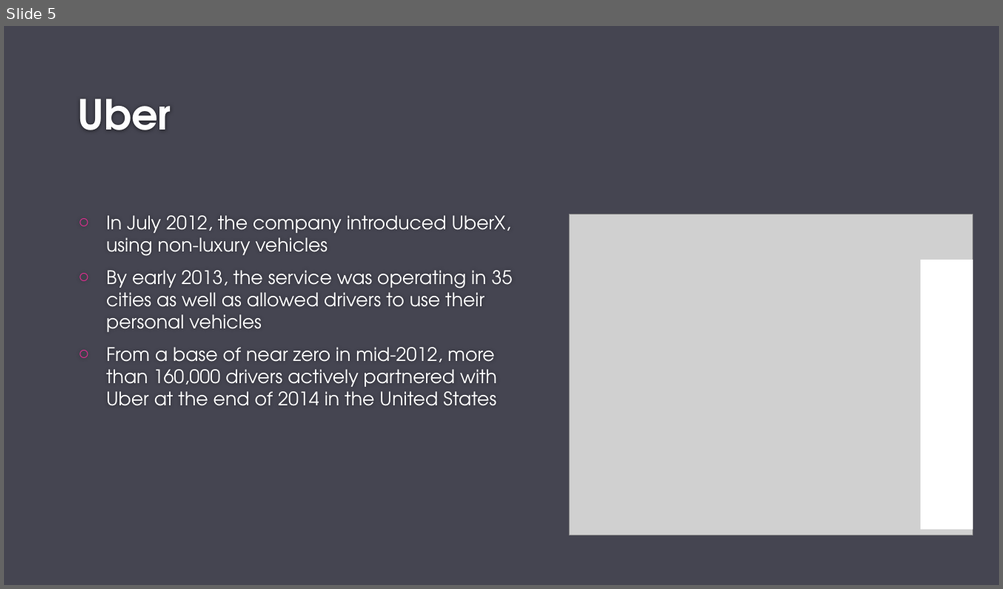
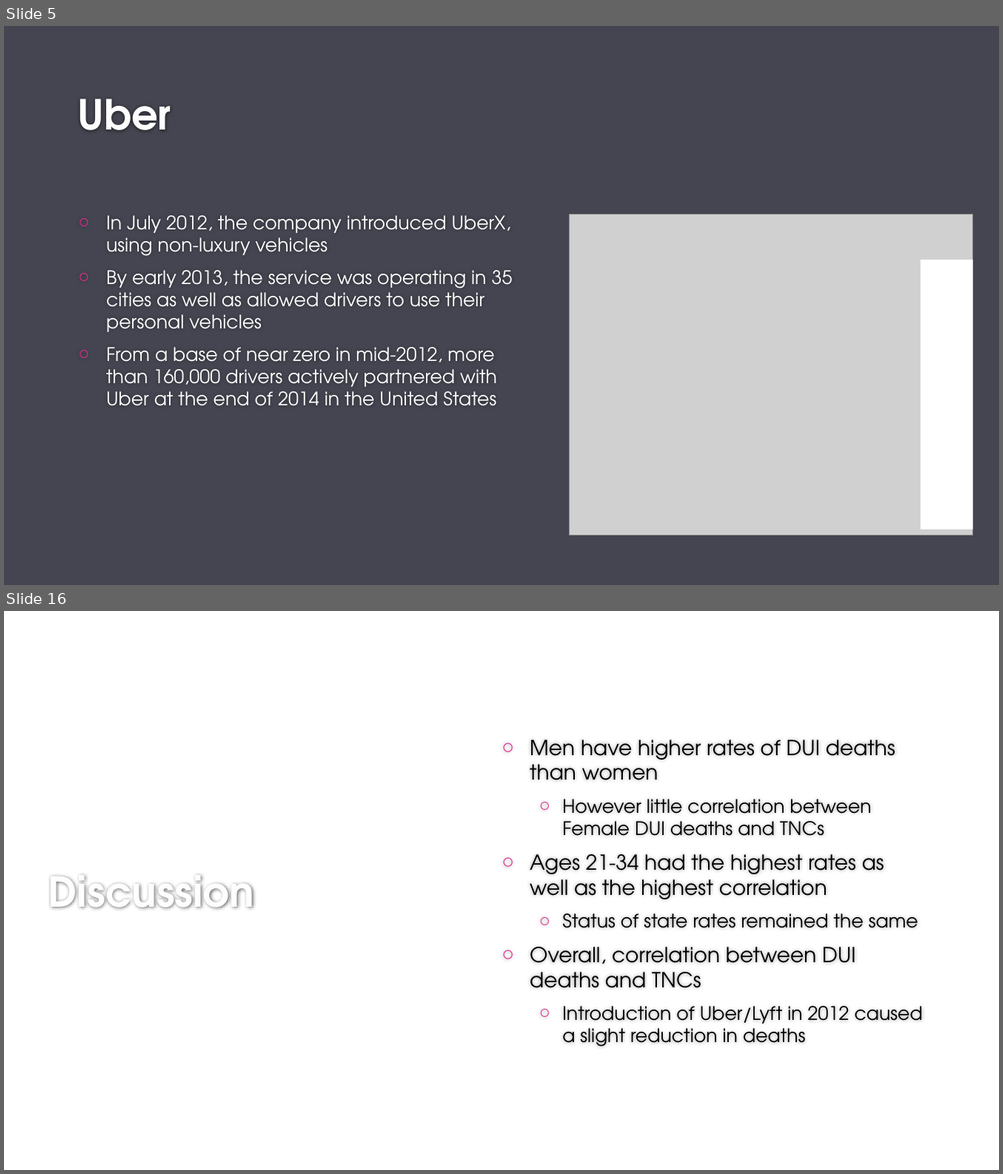
Before and after one commit to ajkim19/TNCs_and_DUI_Deaths, a slide deck: Project 1/Project-1.pptx. Shown one above the other, each under a label of ours: slide 5 before the commit, slides 5 and 16 after it; the slides between them are not shown. The pictures are 1003x589 and 1003x1174 pixels, drawn with LibreOffice and Linux fonts; fonts in the diff are those of the drawing; grey boxes stand for pictures; background and template pictures are left out. Boxes give left, top, right and bottom in pixels: in the first picture for what was removed or moved away, otherwise in the second. Text is boxed around its words. In the diff, an @@ line names an element or a change of style, - is before the commit and + after.

```diff
--- a/Project 1/Project-1.pptx
+++ b/Project 1/Project-1.pptx
@@ slide 16 added at [4, 611, 999, 1170], background #FFFFFF @@
@@ text added at [529, 740, 922, 1047], 18 pt, text #000000 @@
+○ Men have higher rates of DUI deaths than women
+  ○ However little correlation between Female DUI deaths and TNCs
+○ Ages 21-34 had the highest rates as well as the highest correlation
+  ○ Status of state rates remained the same
+○ Overall, correlation between DUI deaths and TNCs
+  ○ Introduction of Uber/Lyft in 2012 caused a slight reduction in deaths
@@ title added at [48, 876, 255, 909], 40 pt, text #FEFEFE, bold @@
+Discussion
```
Also in this commit, not shown: 2 slides changed, 10 other slides added, 10 slides removed.
